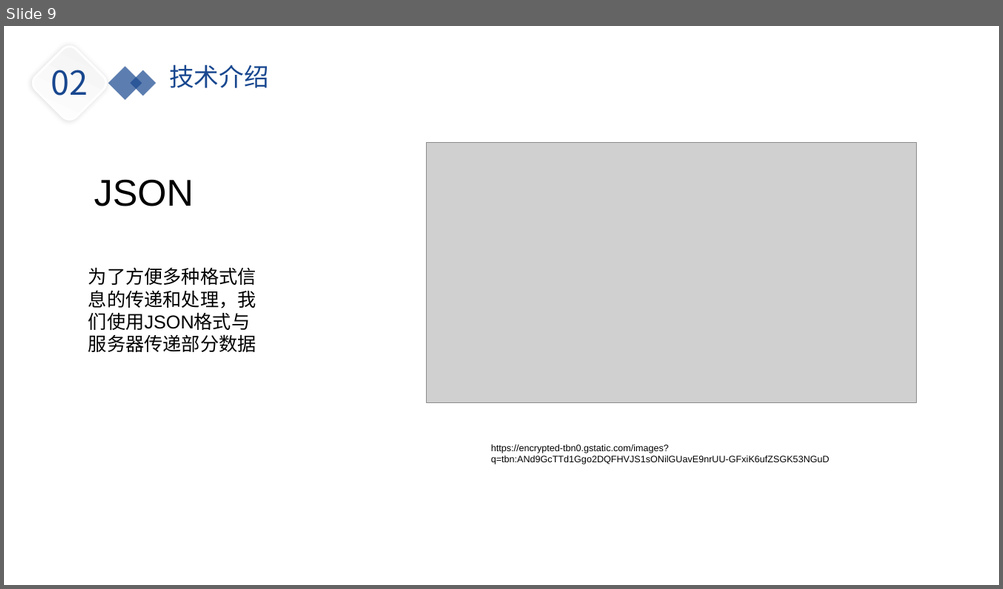
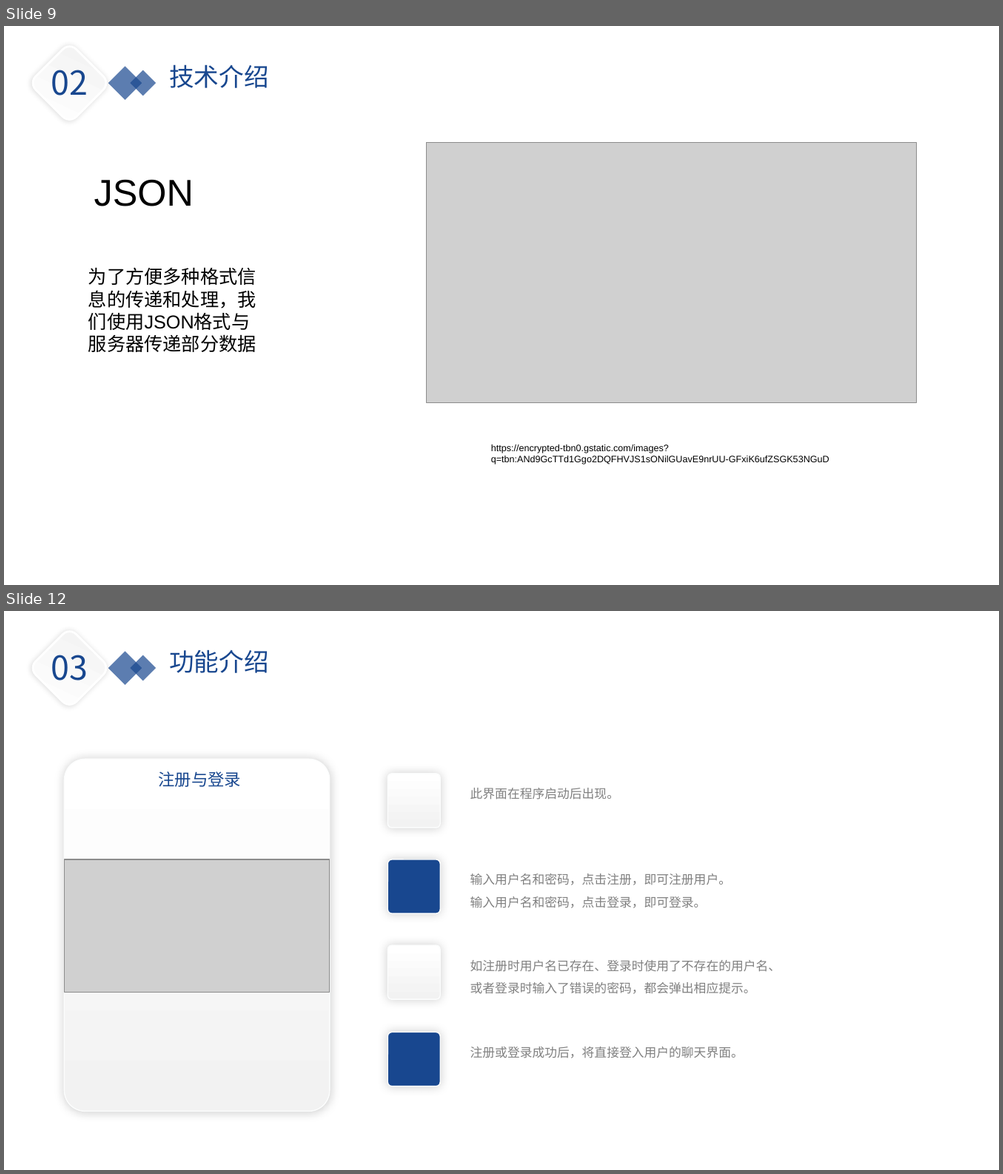
Before and after one commit to yiranyyu/simple_chat_room, a slide deck: doc/simple_chat_room.pptx. Shown one above the other, each under a label of ours: slide 9 before the commit, slides 9 and 12 after it; the slides between them are not shown. The pictures are 1003x589 and 1003x1174 pixels, drawn with LibreOffice and Linux fonts; fonts in the diff are those of the drawing; grey boxes stand for pictures; background and template pictures are left out. Boxes give left, top, right and bottom in pixels: in the first picture for what was removed or moved away, otherwise in the second. Text is boxed around its words. In the diff, an @@ line names an element or a change of style, - is before the commit and + after.

```diff
--- a/doc/simple_chat_room.pptx
+++ b/doc/simple_chat_room.pptx
@@ slide 12 added at (4, 611, 999, 1170), background picture (left out) @@
@@ rounded rectangle added at (28, 627, 110, 709), fill gradient #FFFFFF to #F2F2F2, outline #F2F2F2 2 pt @@
@@ text added at (51, 655, 88, 681), 32 pt, text #18478F @@
+03
@@ rectangle added at (108, 651, 142, 684), fill #18478F at 70% opacity @@
@@ text added at (169, 650, 268, 673), 24 pt, text #18478F @@
+功能介绍
@@ rectangle added at (130, 655, 156, 681), fill #18478F at 70% opacity @@
@@ rounded rectangle added at (65, 760, 330, 1112), fill gradient #FFFFFF to #F2F2F2, outline #CFD4D0 1 pt @@
@@ text added at (158, 772, 241, 787), 16 pt, text #18478F @@
+注册与登录
@@ rounded rectangle added at (387, 774, 440, 828), fill gradient #FFFFFF to #F2F2F2, outline #CFD4D0 1 pt @@
@@ text added at (470, 788, 619, 800), 12 pt, text #808080 @@
+此界面在程序启动后出现。
@@ picture added at (65, 860, 330, 992) @@
@@ rounded rectangle added at (387, 860, 440, 914), fill #18478F, outline #CFD4D0 1 pt @@
@@ text added at (470, 874, 731, 908), 12 pt, text #808080 @@
+输入用户名和密码，点击注册，即可注册用户。
+输入用户名和密码，点击登录，即可登录。
@@ rounded rectangle added at (387, 946, 440, 1000), fill gradient #FFFFFF to #F2F2F2, outline #CFD4D0 1 pt @@
@@ text added at (470, 960, 781, 994), 12 pt, text #808080 @@
+如注册时用户名已存在、登录时使用了不存在的用户名、
+或者登录时输入了错误的密码，都会弹出相应提示。
@@ rounded rectangle added at (387, 1033, 440, 1087), fill #18478F, outline #CFD4D0 1 pt @@
@@ text added at (470, 1047, 743, 1059), 12 pt, text #808080 @@
+注册或登录成功后，将直接登入用户的聊天界面。
```
Also in this commit, not shown: 3 slides changed, 3 other slides added, 13 slides removed, 1 other file.
